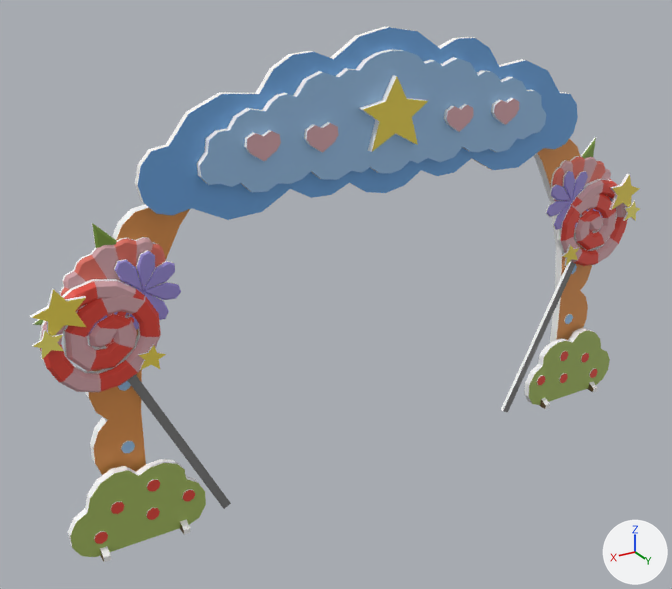
A saved change to the FBX model Assets/Meshes/TV SET/SM_Ark_001.fbx.
Before and after are seen from a camera (50 mm lens) standing at (1.142, 1.655, 1.328) and looking at (0.109, -0.068, 0.467). The axes (+X, +Y, +Z) are drawn at lower right. The lights are the same throughout. The first picture is the older version. Where no turn or scale is listed for an object, it has been applied to the vertices.

The scene before the commit, as lines of its bpy script (objects in view):
```python
ob_sm_amusementpark_001 = bpy.data.objects.new('SM_AmusementPark_001', me_mesh_003)
ob_sm_amusementpark_001.location = (0.0, 0.0, 0.0)
ob_sm_ark_001 = bpy.data.objects.new('SM_Ark_001', me_mesh)
ob_sm_ark_001.location = (0.0, 0.0, 0.0)
ob_sm_beach_001 = bpy.data.objects.new('SM_Beach_001', me_mesh_001)
ob_sm_beach_001.location = (0.0, 0.0, 0.0)
ob_sm_camping_001 = bpy.data.objects.new('SM_Camping_001', me_mesh_002)
ob_sm_camping_001.location = (0.0, 0.0, 0.0)
```
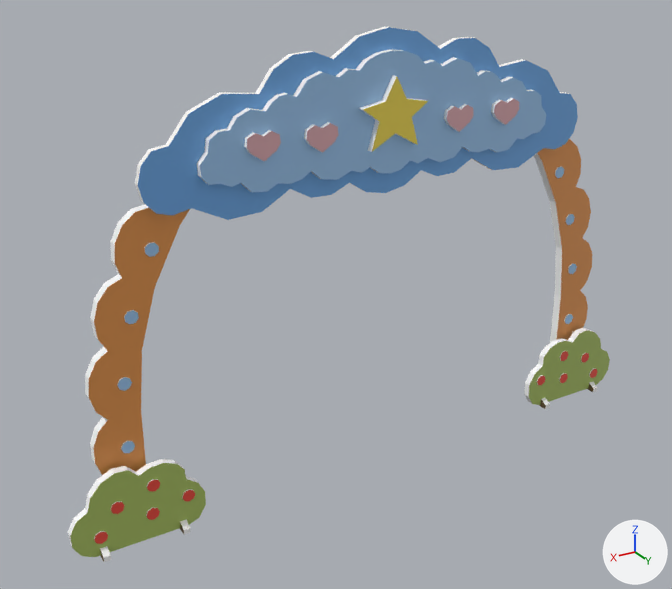
Boxes (x1, y1, x2, y2) around the edits, measured in the pictures (672 x 589 px):
'SM_AmusementPark_001', deleted: before (30, 173, 640, 509)
    faces in mat_m_knifepainting_001 (picture img_t_knifepainting_allcolor_001_png): (31, 175, 640, 509)
    faces in mat_m_flute_s (its picture is missing): (39, 179, 617, 505)
    faces in mat_m_flute_m (its picture is missing): (30, 173, 637, 370)
'SM_Camping_001', deleted: before (32, 137, 598, 347)
    faces in mat_m_knifepainting_001 (picture img_t_knifepainting_allcolor_001_png): (34, 138, 598, 347)
    faces in mat_m_flute_m (its picture is missing): (32, 137, 596, 324)
'SM_Beach_001', deleted: before (60, 156, 611, 336)
    faces in mat_m_knifepainting_001 (picture img_t_knifepainting_allcolor_001_png): (61, 156, 611, 336)
    faces in mat_m_flute_s (its picture is missing): (60, 156, 597, 295)

The change, as a diff of the scene's bpy script:
```diff
--- a/Assets/Meshes/TV SET/SM_Ark_001.fbx.py
+++ b/Assets/Meshes/TV SET/SM_Ark_001.fbx.py
@@ ob_sm_beach_001 @@
-ob_sm_beach_001 = bpy.data.objects.new('SM_Beach_001', me_mesh_001)
-ob_sm_beach_001.location = (0.0, 0.0, 0.0)
@@ ob_sm_camping_001 @@
-ob_sm_camping_001 = bpy.data.objects.new('SM_Camping_001', me_mesh_002)
-ob_sm_camping_001.location = (0.0, 0.0, 0.0)
@@ ob_sm_amusementpark_001 @@
-ob_sm_amusementpark_001 = bpy.data.objects.new('SM_AmusementPark_001', me_mesh_003)
-ob_sm_amusementpark_001.location = (0.0, 0.0, 0.0)
```
